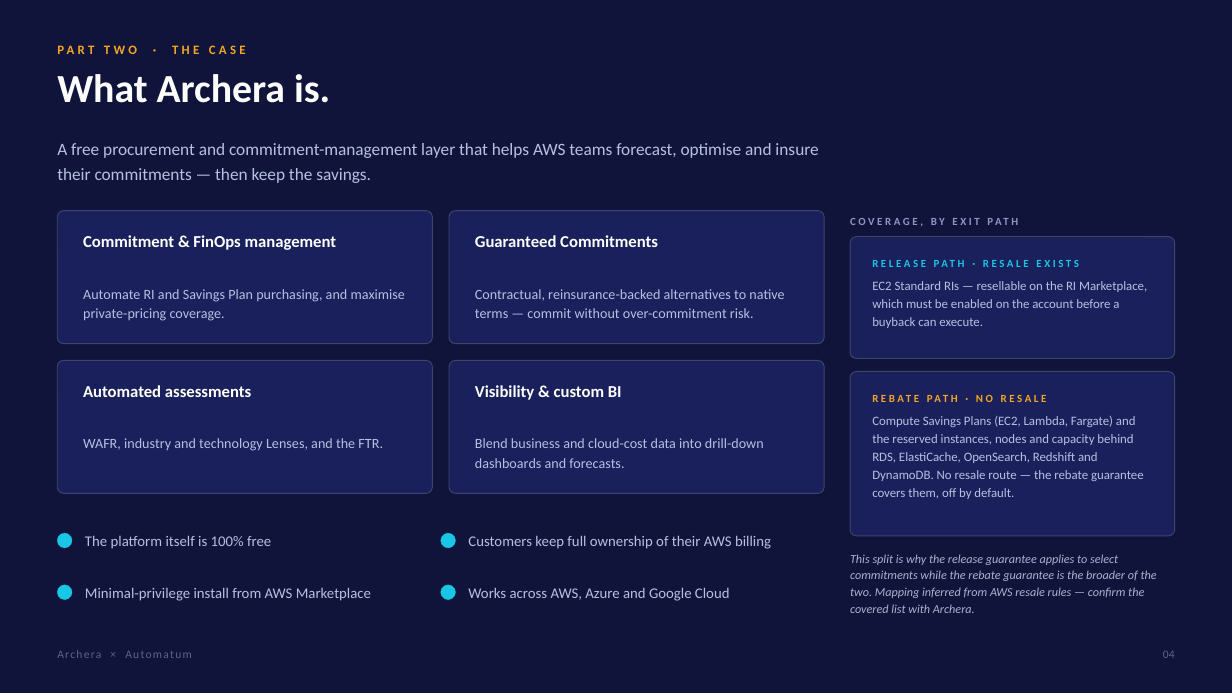
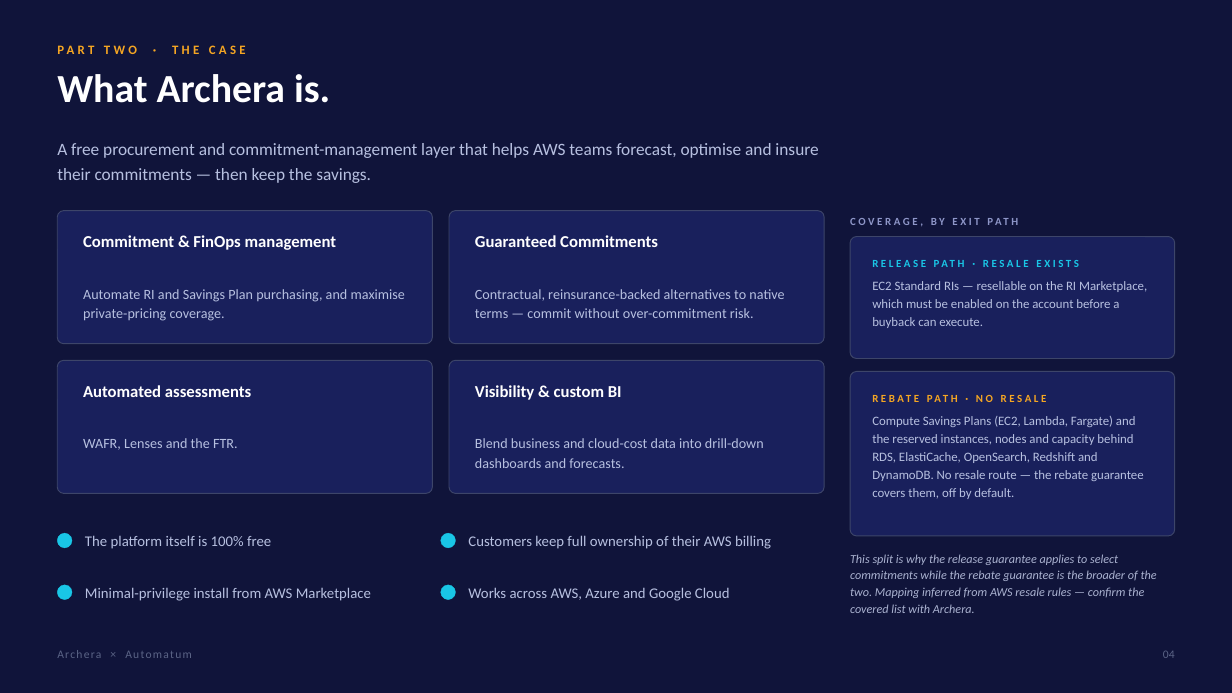
Before and after one commit to KianteEvans/barberbook, a slide deck: slide 4 of decks/Archera-for-Automatum.pptx. Drawn at 1232x693 pixels with LibreOffice and Linux fonts; fonts in the diff are those of the drawing. Boxes give left, top, right and bottom in pixels: in the first picture for what was removed or moved away, otherwise in the second. Text is boxed around its words. In the diff, an @@ line names an element or a change of style, - is before the commit and + after.

```diff
--- a/decks/Archera-for-Automatum.pptx
+++ b/decks/Archera-for-Automatum.pptx
@@ text at (83, 438, 238, 450): text changed @@
-WAFR, industry and technology Lenses, and the FTR.
+WAFR, Lenses and the FTR.
```
Also in this commit, not shown: 12 other slides changed, 1 slide removed, 2 other files.
